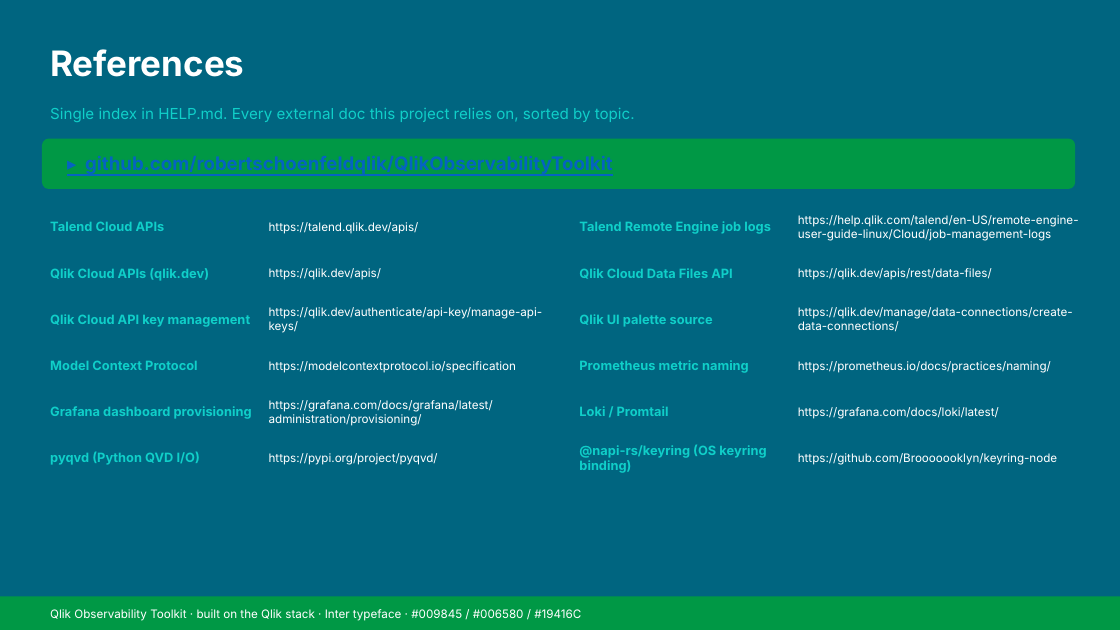
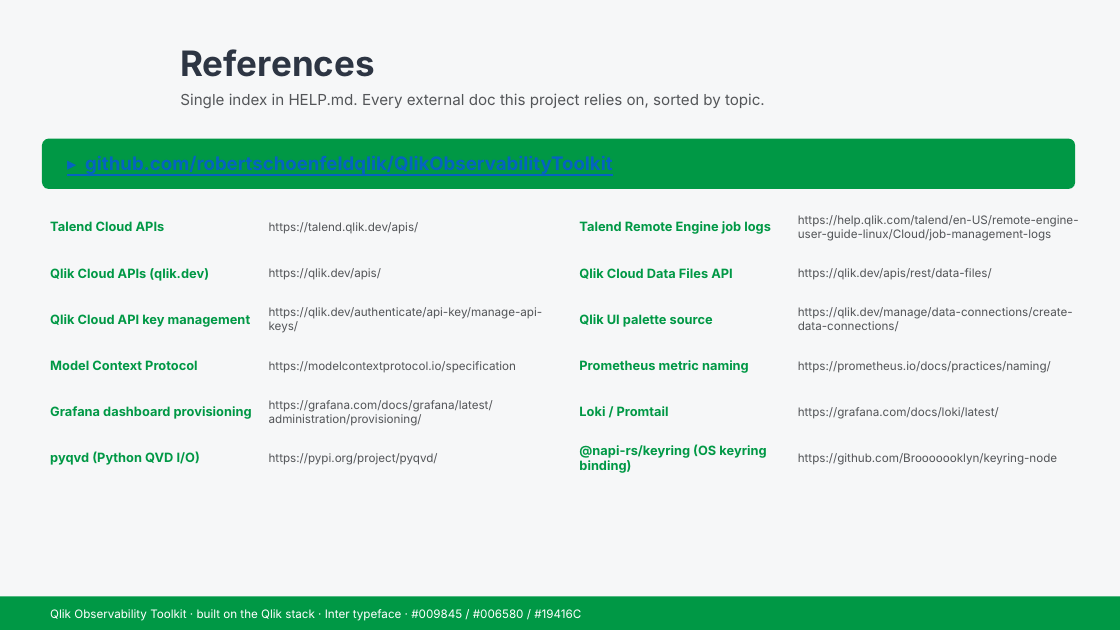
Before and after one commit to robertschoenfeldqlik/QlikObservabilityToolkit, a slide deck: slide 5 of Qlik-Observability-Toolkit-Architecture.pptx. Drawn at 1120x630 pixels with LibreOffice and Linux fonts; fonts in the diff are those of the drawing. Boxes give left, top, right and bottom in pixels: in the first picture for what was removed or moved away, otherwise in the second. Text is boxed around its words. In the diff, an @@ line names an element or a change of style, - is before the commit and + after.

```diff
--- a/Qlik-Observability-Toolkit-Architecture.pptx
+++ b/Qlik-Observability-Toolkit-Architecture.pptx
@@ background #006580 to #F6F7F8 @@
@@ text "References": place and size @@
-text "References" at [50, 49, 244, 77]
+text "References" at [180, 49, 374, 77]
@@ text "References" at [180, 49, 374, 77]: text colour #FFFFFF to #2D3543 @@
@@ text "Single index in HELP.md. Every ...": place and size @@
-text "Single index in HELP.md. Every ..." at [50, 108, 635, 122]
+text "Single index in HELP.md. Every ..." at [180, 93, 765, 108]
@@ text "Single index in HELP.md. Every ..." at [180, 93, 765, 108]: text colour #10CFC9 to #545659 @@
@@ text colour #10CFC9 to #009845 in 12 elements at [50, 221, 165, 231], [579, 221, 771, 234], [50, 268, 209, 281], [579, 268, 733, 279], [50, 314, 251, 327], [579, 314, 713, 327], [50, 360, 198, 370], [579, 360, 749, 373], [50, 406, 252, 419], [579, 406, 669, 416], [50, 451, 200, 465], [579, 444, 766, 473] @@
@@ text colour #FFFFFF to #545659 in 12 elements at [269, 222, 419, 234], [798, 215, 1079, 241], [269, 268, 381, 280], [798, 268, 992, 280], [269, 307, 543, 333], [798, 307, 1073, 331], [269, 361, 516, 373], [798, 361, 1051, 373], [269, 400, 493, 426], [798, 407, 999, 419], [269, 453, 438, 465], [798, 453, 1057, 465] @@
```
Also in this commit, not shown: 4 other slides changed, 2 other files.
